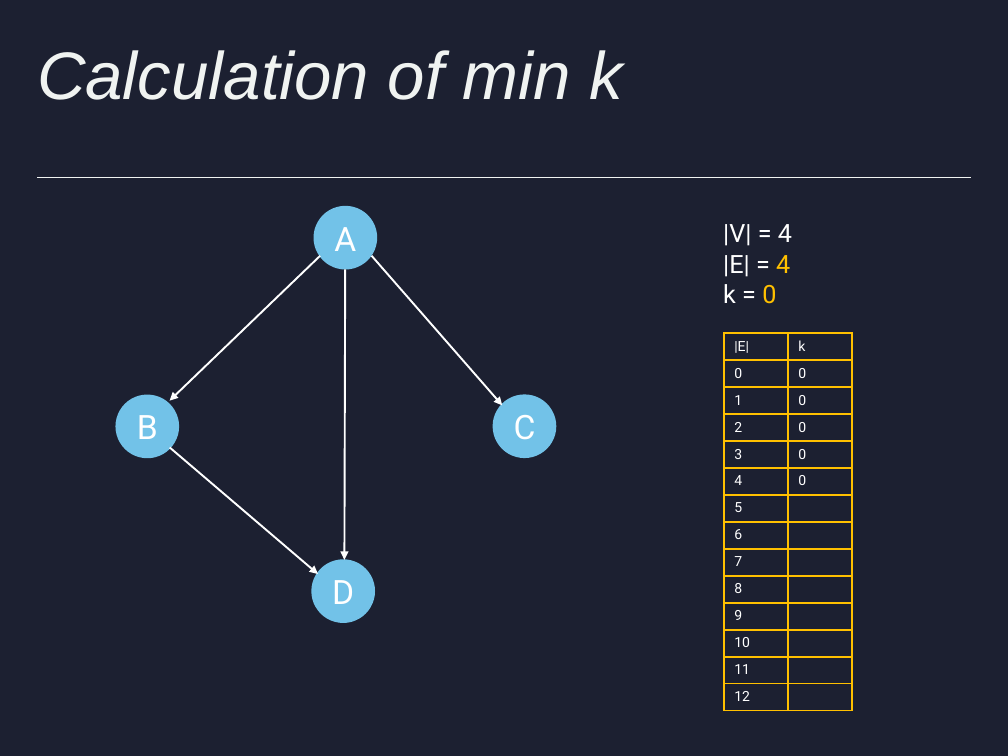
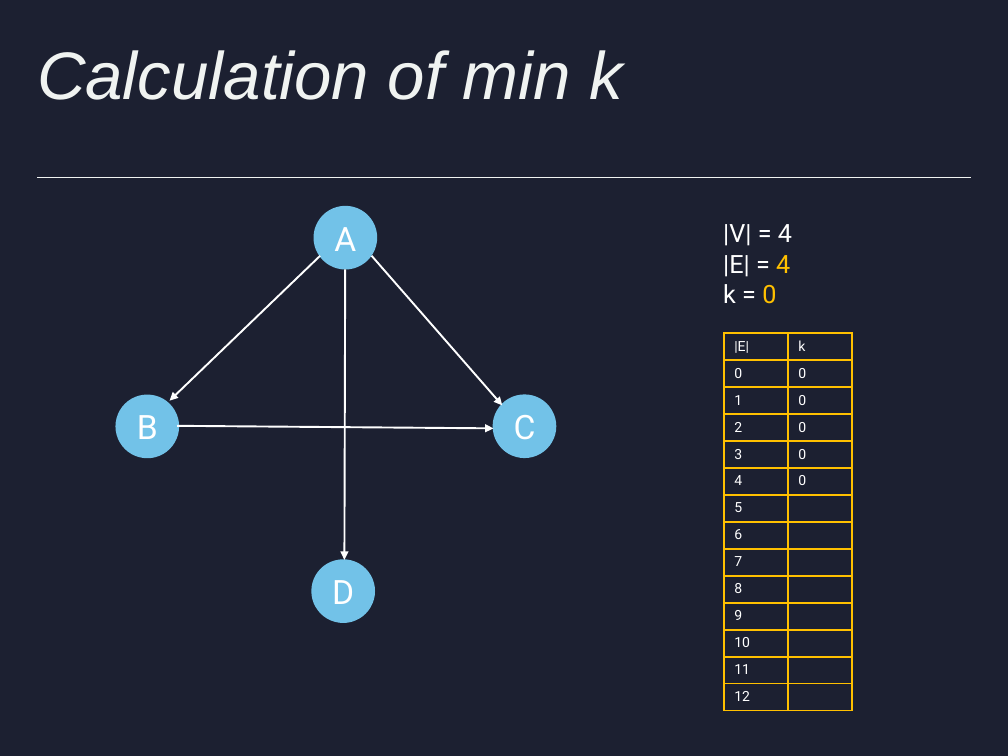
Before and after one commit to HenriDickel/DFVS-Solver, a slide deck: slide 35 of DFVS_Solver/out/production/DFVS_Solver/presentations/Präsentation.pptx (slide 34 before the commit). Drawn at 1008x756 pixels with LibreOffice and Linux fonts; fonts in the diff are those of the drawing. Boxes give left, top, right and bottom in pixels: in the first picture for what was removed or moved away, otherwise in the second. Text is boxed around its words. In the diff, an @@ line names an element or a change of style, - is before the commit and + after.

```diff
--- a/DFVS_Solver/out/production/DFVS_Solver/presentations/Präsentation.pptx
+++ b/DFVS_Solver/out/production/DFVS_Solver/presentations/Präsentation.pptx
@@ arrow removed from (169, 448) to (318, 574) @@
@@ arrow added from (177, 425) to (494, 428), #FFFFFF 1.35 pt @@
```
Also in this commit, not shown: 13 other slides changed, 4 slides added, 5 slides removed, 49 other files.
